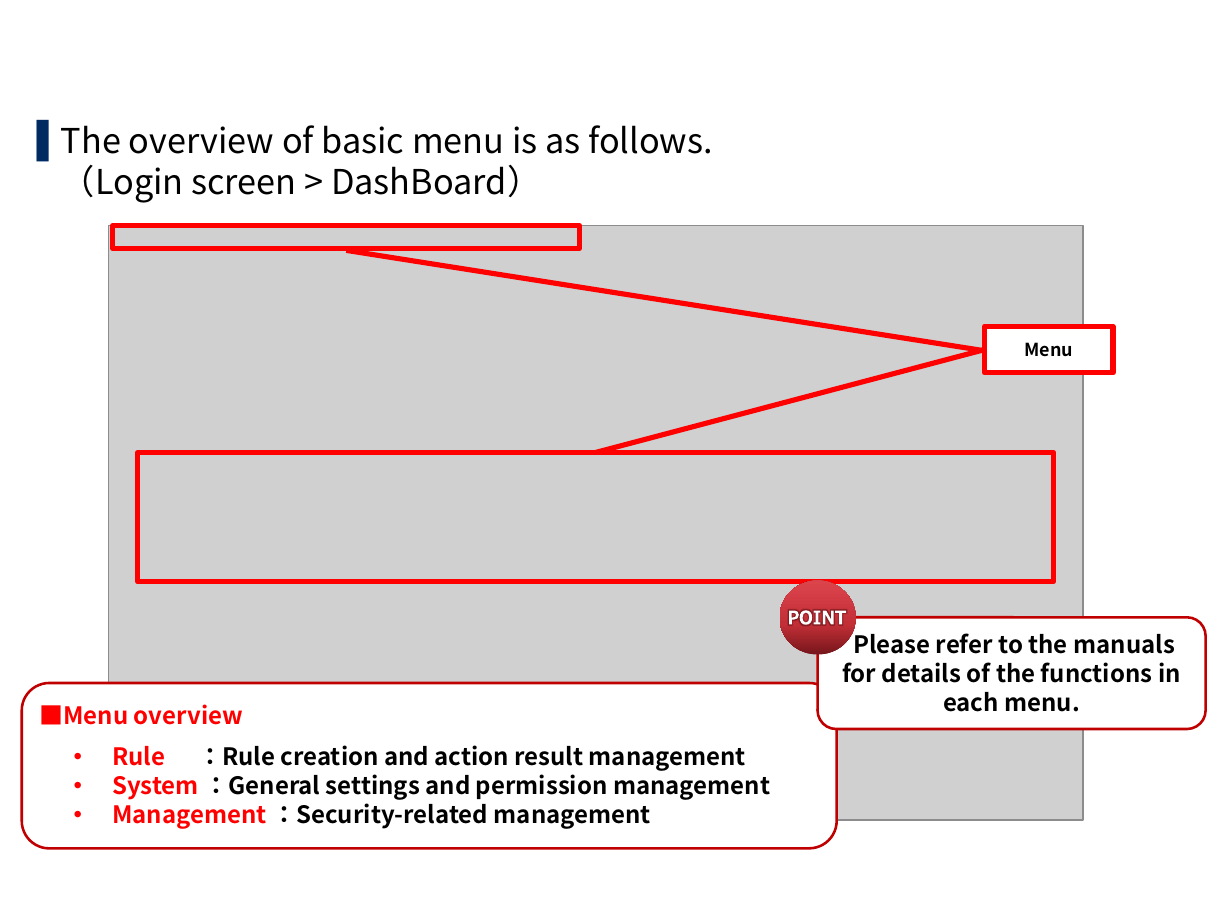
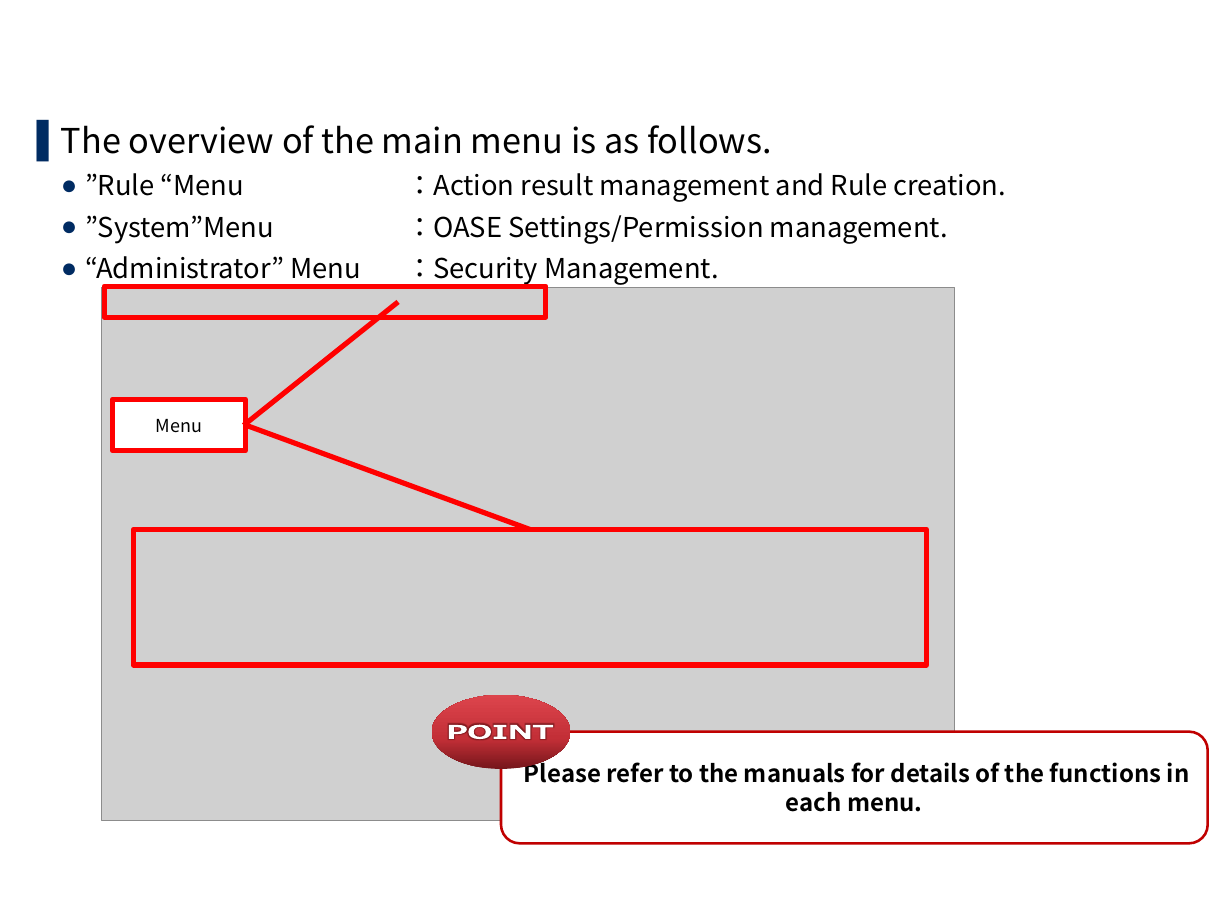
Before and after one commit to exastro-suite/oase-docs, a slide deck: slide 7 of asset/Learn/OASE-quickstart.pptx (slide 5 before the commit). Drawn at 1232x924 pixels with LibreOffice and Linux fonts; fonts in the diff are those of the drawing; grey boxes stand for pictures; background and template pictures are left out. Boxes give left, top, right and bottom in pixels: in the first picture for what was removed or moved away, otherwise in the second. Text is boxed around its words. In the diff, an @@ line names an element or a change of style, - is before the commit and + after.

```diff
--- a/asset/Learn/OASE-quickstart.pptx
+++ b/asset/Learn/OASE-quickstart.pptx
@@ text at box(61, 125, 1006, 286): text changed; size 20 to 16 pt @@
-▌ The overview of basic menu is as follows.
-  （Login screen > DashBoard）
+▌ The overview of the main menu is as follows.
+  ● ”Rule “Menu ：Action result management and Rule creation.
+  ● ”System”Menu ：OASE Settings/Permission management.
+  ● “Administrator” Menu ：Security Management.
@@ picture: place and size @@
-picture at box(108, 225, 1083, 819)
+picture at box(102, 287, 955, 821)
@@ rectangle: place and size @@
-rectangle at box(113, 225, 580, 249)
+rectangle at box(105, 286, 547, 317)
@@ line removed from (984, 350) to (596, 452) @@
@@ border callout "Menu": place and size @@
-border callout "Menu" at box(984, 326, 1112, 373)
+border callout "Menu" at box(112, 399, 245, 451)
@@ border callout "Menu" at box(112, 399, 245, 451): bold off; proportions changed @@
@@ line added from (245, 425) to (530, 530), #FF0000 3 pt @@
@@ rectangle: place and size @@
-rectangle at box(138, 452, 1053, 582)
+rectangle at box(133, 530, 926, 665)
@@ rounded rectangle removed at box(22, 683, 838, 848) @@
-■Menu overview
-• Rule ：Rule creation and action result management
-• System ：General settings and permission management
-• Management ：Security-related management
@@ ellipse: place and size @@
-ellipse at box(780, 580, 856, 654)
+ellipse at box(431, 695, 570, 769)
@@ freeform shape: place and size @@
-freeform shape at box(788, 610, 845, 625)
+freeform shape at box(448, 724, 553, 739)
@@ rounded rectangle "Please refer to the manuals ...": place and size @@
-rounded rectangle "Please refer to the manuals ..." at box(818, 617, 1206, 729)
+rounded rectangle "Please refer to the manuals ..." at box(501, 732, 1209, 844)
```
Also in this commit, not shown: 25 other slides changed, 8 slides added, 1 slide removed, 1 other file.
